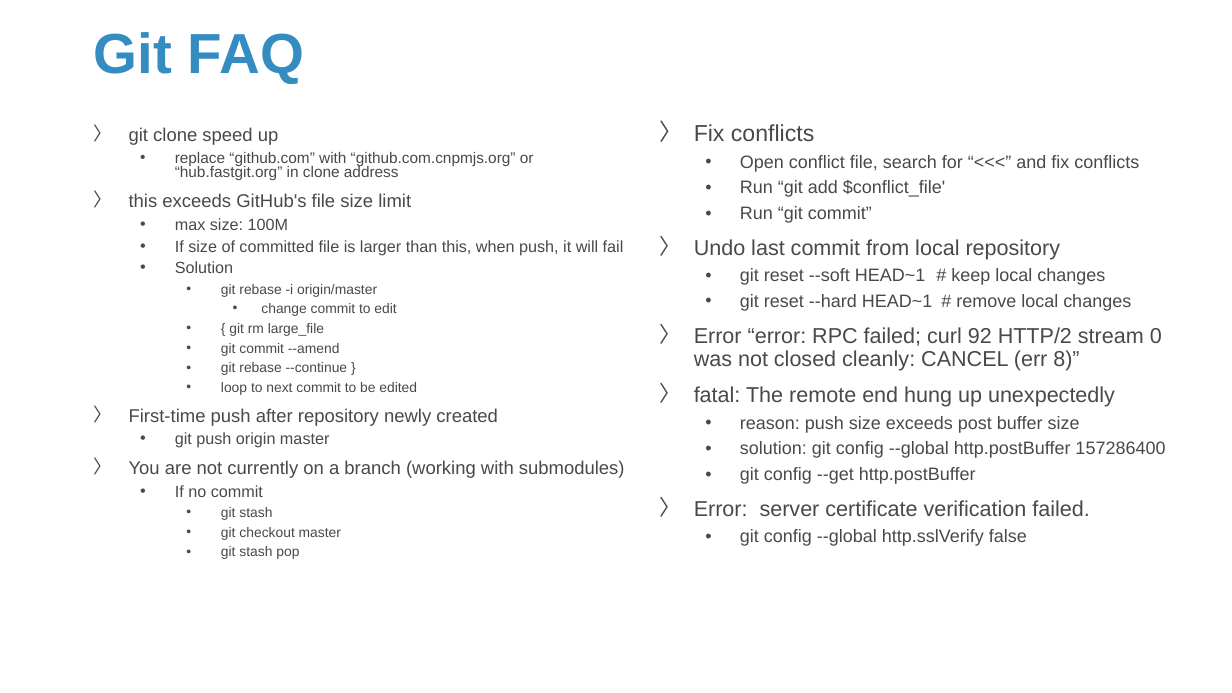
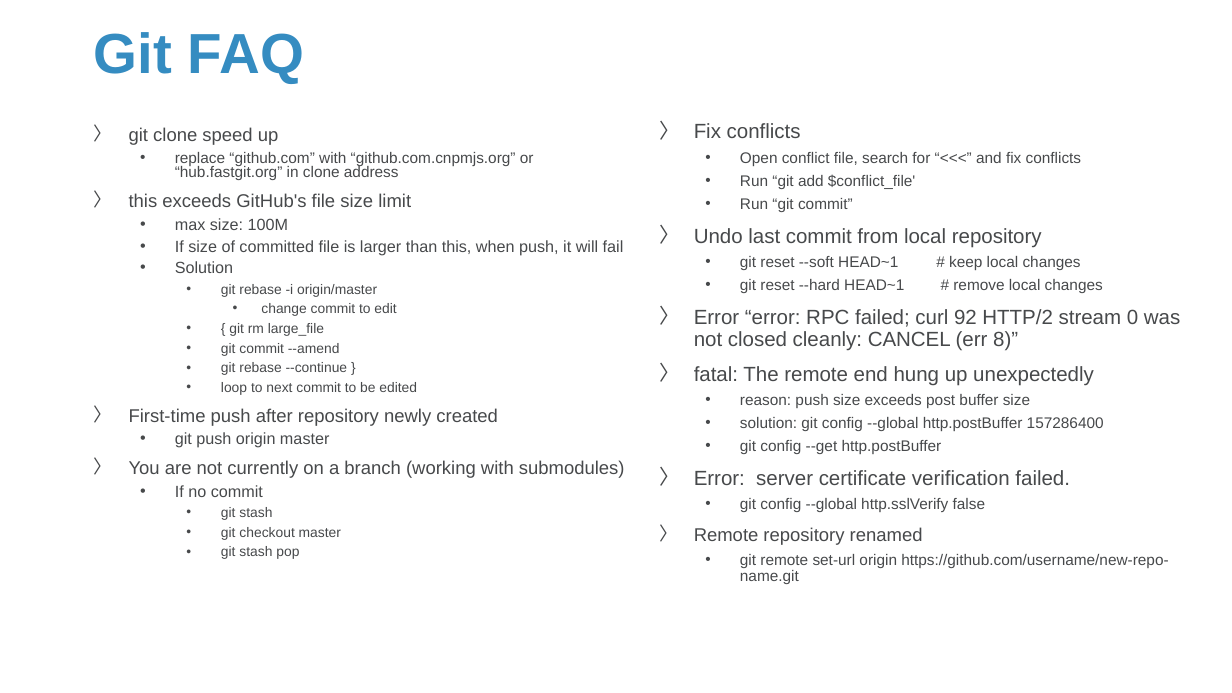
Before and after one commit to Sparks-Lu/TechNotes, a slide deck: slide 66 of Linux/Linux_Notes.pptx (slide 55 before the commit). Drawn at 1232x693 pixels with LibreOffice and Linux fonts; fonts in the diff are those of the drawing; background and template pictures are left out. Boxes give left, top, right and bottom in pixels: in the first picture for what was removed or moved away, otherwise in the second. Text is boxed around its words. In the diff, an @@ line names an element or a change of style, - is before the commit and + after.

```diff
--- a/Linux/Linux_Notes.pptx
+++ b/Linux/Linux_Notes.pptx
@@ text at [694,123,1180,512]: size 18 to 16 pt in "Fix conflicts"; size 14 to 12 pt in "Open conflict file, search for “<<<” and ...", "Run “git add $conflict_file'", "Run “git commit”", "git reset --soft HEAD~1 # keep local ..." and 5 more places; size 16.8 to 16 pt in "Undo last commit from local repository", "Error “error: RPC failed; curl 92 HTTP/2 ...", "fatal: The remote end hung up unexpectedly", "Error: server certificate verification failed." @@
@@ text at [694,527,1168,584]: paragraphs added @@
+〉 Remote repository renamed
+  • git remote set-url origin https://github.com/username/new-repo-name.git
```
Also in this commit, not shown: 18 other slides changed, 11 slides added, 16 other files.
